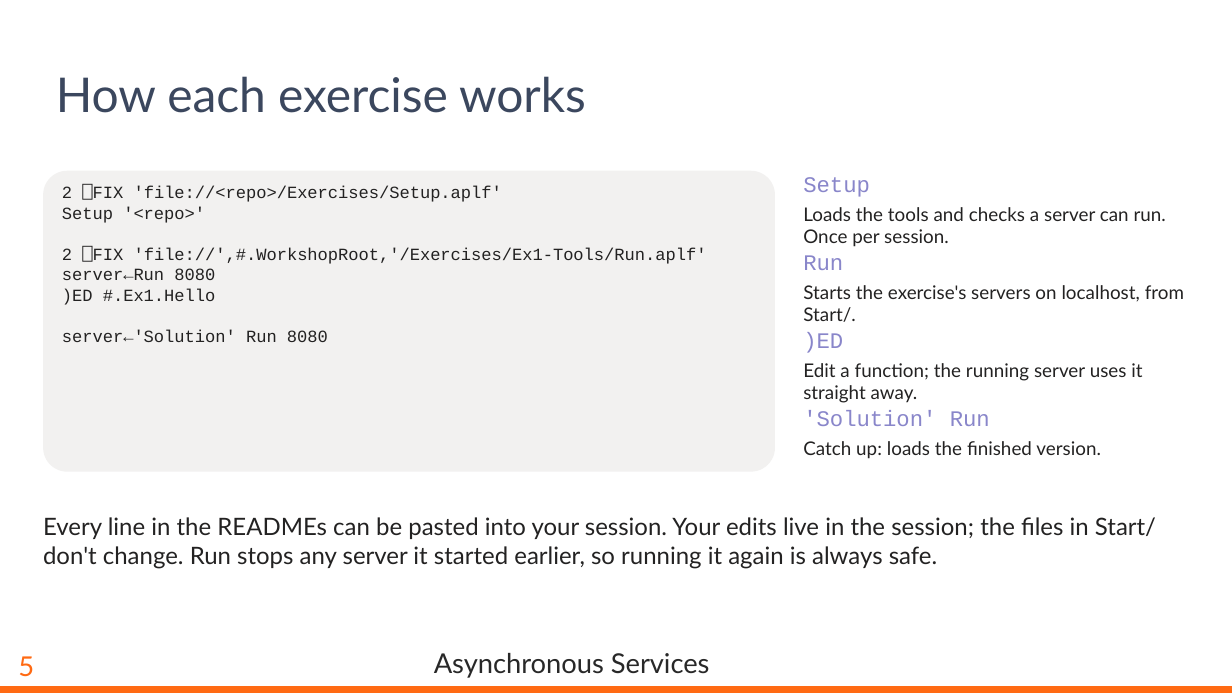
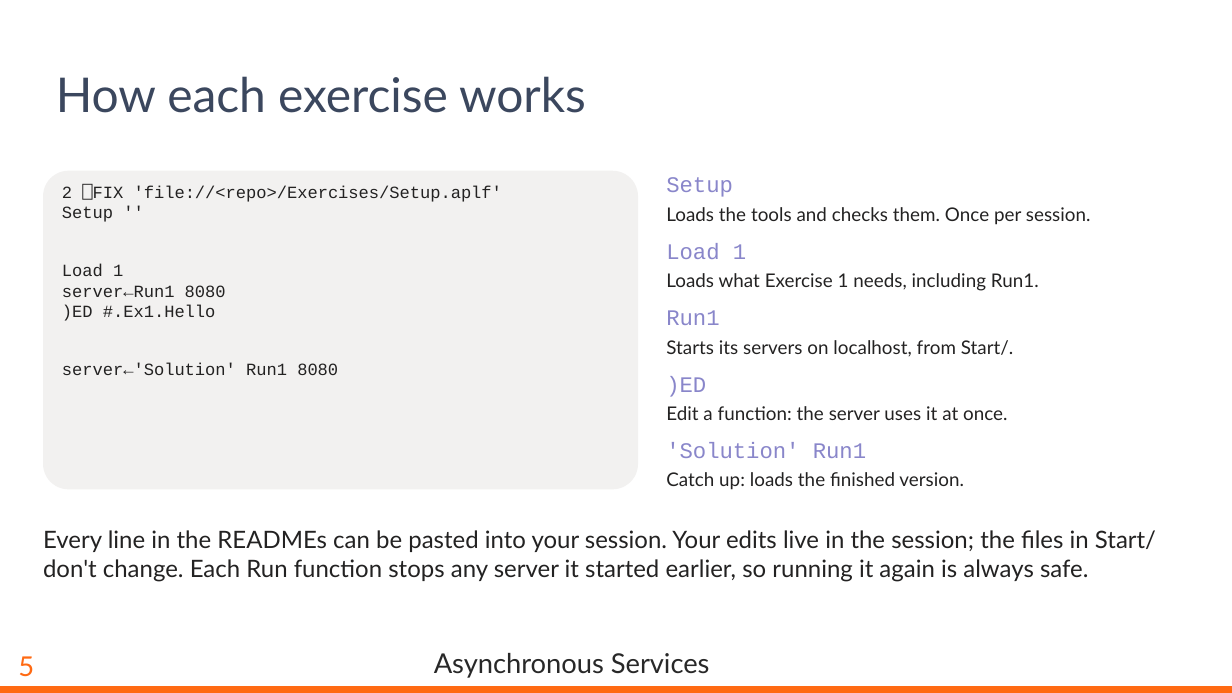
Before and after one commit to dyalog-training/2026-MP2, a slide deck: slide 6 of Presentation/AsynchronousServices.pptx. Drawn at 1232x693 pixels with LibreOffice and Linux fonts; fonts in the diff are those of the drawing; background and template pictures are left out. Boxes give left, top, right and bottom in pixels: in the first picture for what was removed or moved away, otherwise in the second. Text is boxed around its words. In the diff, an @@ line names an element or a change of style, - is before the commit and + after.

```diff
--- a/Presentation/AsynchronousServices.pptx
+++ b/Presentation/AsynchronousServices.pptx
@@ rounded rectangle: place and size @@
-rounded rectangle at box(43, 171, 775, 472)
+rounded rectangle at box(43, 171, 638, 490)
@@ text "Setup": place and size @@
-text "Setup" at box(803, 177, 870, 197)
+text "Setup" at box(666, 177, 733, 197)
@@ text at box(62, 206, 226, 297): text changed @@
-Setup '<repo>'
-2 ⎕FIX 'file://',#.WorkshopRoot,'/Exercises/Ex1-Tools/Run.aplf'
-server←Run 8080
+Setup ''
+Load 1
+server←Run1 8080
@@ text at box(666, 207, 1091, 225): text changed @@
-Loads the tools and checks a server can run. Once per session.
+Loads the tools and checks them. Once per session.
@@ text at box(666, 243, 746, 259): text changed @@
-Run
+Load 1
@@ text added at box(666, 273, 1039, 291), 11 pt, text #232222 @@
+Loads what Exercise 1 needs, including Run1.
@@ text added at box(666, 310, 719, 325), 13 pt, text #8986CA @@
+Run1
@@ text at box(666, 340, 1014, 356): text changed @@
-Starts the exercise's servers on localhost, from Start/.
+Starts its servers on localhost, from Start/.
@@ text at box(62, 362, 338, 375): text changed @@
-server←'Solution' Run 8080
+server←'Solution' Run1 8080
@@ text ")ED": place and size @@
-text ")ED" at box(803, 332, 843, 353)
+text ")ED" at box(666, 376, 706, 397)
@@ text at box(666, 406, 1007, 420): text changed @@
-Edit a function; the running server uses it straight away.
+Edit a function: the server uses it at once.
@@ text at box(666, 442, 866, 458): text changed @@
-'Solution' Run
+'Solution' Run1
@@ text "Catch up: loads the finished ...": place and size @@
-text "Catch up: loads the finished ..." at box(803, 441, 1101, 459)
+text "Catch up: loads the finished ..." at box(666, 472, 964, 490)
@@ text at box(43, 530, 1156, 582): text changed @@
-Every line in the READMEs can be pasted into your session. Your edits live in the session; the files in Start/ don't change. Run stops any server it started earlier, so running it again is always safe.
+Every line in the READMEs can be pasted into your session. Your edits live in the session; the files in Start/ don't change. Each Run function stops any server it started earlier, so running it again is always safe.
```
Also in this commit, not shown: 8 other slides changed, 29 other files.
